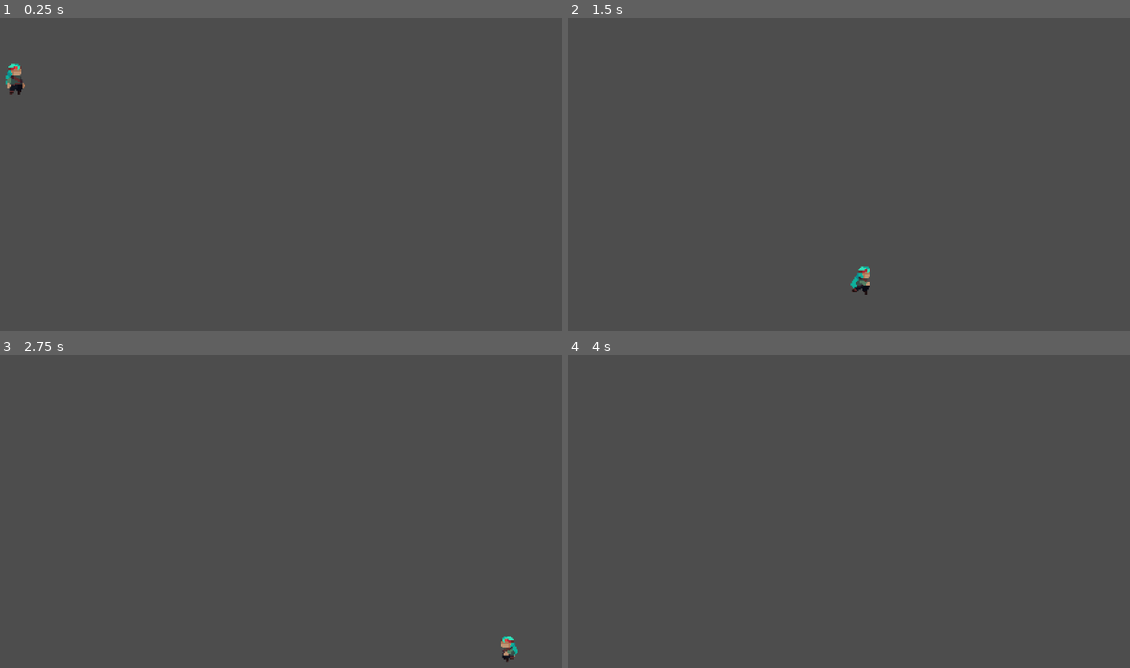
Above: before the commit, frames 1-4 (two rows, left to right).
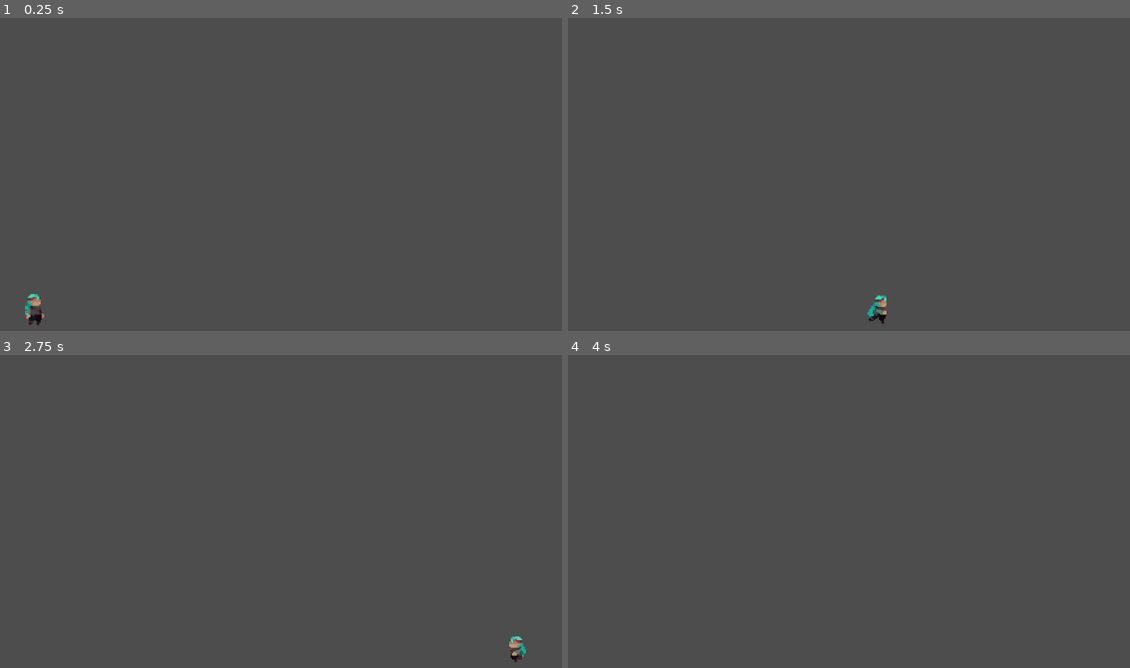
Above: after the commit, the same moments.

Repository: samsamfisher/Project_M
Game: Godot game, scene res://Scènes/main.tscn
Same seed, same stepped clock (60 frames per second), same inputs: the game is played once before the commit and once after it.
Inputs:
- Up to frame 1 (0.25 s): no input
- Up to frame 2 (1.5 s): hold D (move_right) from 0.53 s (still down); tap Space (jump) at 0.6, 0.77, 1.07 s; tap Shift (dash) at 1.35 s
- Up to frame 3 (2.75 s): tap Space (jump) at 1.52, 1.55, 1.82, 2.1 s; release D (move_right) at 2.03 s; hold A (move_left) from 2.03 s (still down)
- Up to frame 4 (4 s): release A (move_left) at 2.78 s; hold D (move_right) from 2.78 s (still down); tap Shift (dash) at 2.85 s; tap Space (jump) at 3.02, 3.05, 3.32, 3.6, 3.77 s; tap Enter at 3.5 s

The runs differ from the first frame. In frame 1, 0.4% of the frame differs, in the area x 0-8%, y 14-99%; in frame 2, 0.4%; in frame 3, 0.3%; in frame 4, nothing differs.

Commit message:
Double saut (recharge à l'atterrissage)

Diff:
--- a/Scripts/Player.gd
+++ b/Scripts/Player.gd
@@ -13,10 +13,11 @@
 @export var air_acceleration: float = 1500.0 # contrôle dans les airs (un peu moins qu'au sol)
 
 # --- Saut ---
-@export var jump_velocity: float = -450.0   # négatif car l'axe Y pointe vers le bas
+@export var jump_velocity: float = -450.0    # négatif car l'axe Y pointe vers le bas
 @export var jump_cut_multiplier: float = 0.4 # saut variable : on coupe l'élan si on relâche tôt
-@export var coyote_time: float = 0.1        # délai de grâce après avoir quitté le sol (s)
-@export var jump_buffer_time: float = 0.1   # mémorise un appui saut juste avant d'atterrir (s)
+@export var coyote_time: float = 0.1         # délai de grâce après avoir quitté le sol (s)
+@export var jump_buffer_time: float = 0.1    # mémorise un appui saut juste avant d'atterrir (s)
+@export var double_saut: bool = false        # passe à True si on peut éxecuter un Double Saut
 
 # --- Gravité asymétrique ---
 @export var gravity_up: float = 1200.0      # quand on monte
@@ -43,9 +44,12 @@
 	jump_buffer_timer -= delta
 	dash_cooldown_timer -= delta
 
+
 	# Tant qu'on est au sol, on recharge le coyote time
 	if is_on_floor():
 		coyote_timer = coyote_time
+		double_saut = true
+
 
 	# --- Lecture de la direction ---
 	var direction := Input.get_axis("move_left", "move_right")
@@ -56,6 +60,8 @@
 			sprite.flip_h = facing < 0
 	else :
 		$AnimatedSprite2D.play("idle")
+
+
 	# --- DASH ---
 	# Pendant un dash : vitesse fixe, pas de gravité, on ignore le reste.
 	if is_dashing:
@@ -65,10 +71,12 @@
 		move_and_slide()
 		return
 
+
 	# Déclenchement du dash
 	if Input.is_action_just_pressed("dash") and dash_cooldown_timer <= 0:
 		start_dash()
 		return
+
 
 	# --- Déplacement horizontal (accélération / friction) ---
 	if direction != 0:
@@ -78,20 +86,28 @@
 	else:
 		velocity.x = move_toward(velocity.x, 0.0, friction * delta)
 
+
 	# --- Gravité (asymétrique) ---
 	if not is_on_floor():
 		var g := gravity_up if velocity.y < 0 else gravity_down
 		velocity.y += g * delta
 
+
+
 	# --- Jump buffer : on mémorise l'appui ---
 	if Input.is_action_just_pressed("jump"):
 		jump_buffer_timer = jump_buffer_time
+
 
 	# --- Saut : possible si on a un appui en mémoire ET du coyote time ---
 	if jump_buffer_timer > 0 and coyote_timer > 0:
 		velocity.y = jump_velocity
 		jump_buffer_timer = 0
 		coyote_timer = 0
+
+	if not is_on_floor() and double_saut == true and Input.is_action_just_pressed("jump"):
+		velocity.y = jump_velocity
+		double_saut = false
 
 	# --- Saut variable : relâcher tôt = saut plus court ---
 	if Input.is_action_just_released("jump") and velocity.y < 0:
--- a/Scènes/main.tscn
+++ b/Scènes/main.tscn
@@ -6,6 +6,6 @@
 [node name="Main" type="Node2D" unique_id=1805071930]
 
 [node name="Player" parent="." unique_id=557671400 instance=ExtResource("1_mijtf")]
-position = Vector2(305, 115)
+position = Vector2(335, 521)
 
 [node name="Level" parent="." unique_id=313400406 instance=ExtResource("2_24a1y")]
